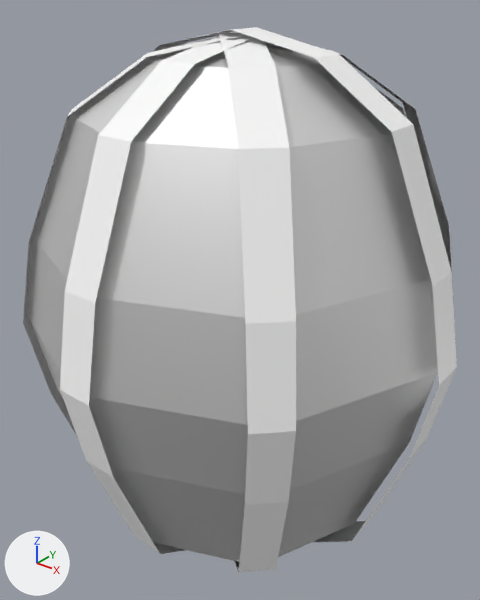
One commit to the glTF model assets/objects/Fruits/Watermelon/Watermelon.glb: the scene before it, then after it.
One viewpoint serves both versions: a 50 mm lens placed at (1.79, -2.25, 1.41), pointed at (-0.01, 0.01, 0.01). Every picture has the same lights, and +X, +Y and +Z are marked at lower left. The first picture is the older version. Where no turn or scale is listed for an object, it has been applied to the vertices. Vertices at exactly the same position are counted once.
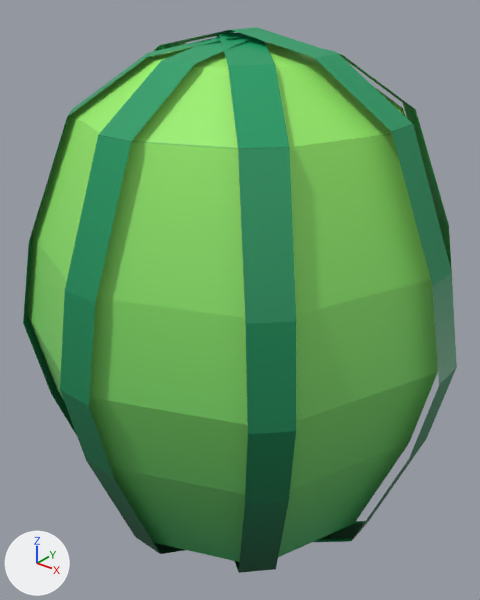
What differs and where, as boxes (x1, y1, x2, y2) in the pictures (480 x 600 px):
'Sphere', surface changed (white to green): (27, 42, 438, 562) in both
'Sphere.003', surface changed (white to green): (217, 33, 296, 573) in both
'Sphere.001', surface changed: (60, 32, 266, 554) in both
'Sphere.002', surface changed: (147, 27, 457, 542) in both
'Sphere.004', surface changed: (23, 32, 453, 435) in both

Diff of the bpy script that builds the scene:
```diff
--- a/assets/objects/Fruits/Watermelon/Watermelon.glb.py
+++ b/assets/objects/Fruits/Watermelon/Watermelon.glb.py
@@ img_tie_texture @@
+img_tie_texture = load_image('Tie Texture', '_unpacked/Tie_Texture', 1024, 1024, 'sRGB')
@@ img_base_texture @@
+img_base_texture = load_image('Base Texture', '_unpacked/Base_Texture', 1024, 1024, 'sRGB')
@@ mat_material_001 @@
 mat_material_001 = principled_material('Material.001')
-mat_material_001.base_color = (1.0, 1.0, 1.0)  # white #ffffff
-mat_material_001.metallic = 1.0
+mat_material_001.texture = img_base_texture
@@ mat_tie @@
 mat_tie = principled_material('Tie')
-mat_tie.base_color = (1.0, 1.0, 1.0)  # white #ffffff
+mat_tie.texture = img_tie_texture
@@ me_sphere @@
 me_sphere.from_pydata(...)  # 58 vertices, 112 faces; spans x -1.0..1.0, y -1.0..1.0, z -1.27..1.19
 # used by ob_sphere; location = (0.0, 0.0, 0.0)
+# me_sphere part 1: texture (UV) coordinates of 112 of 112 faces, centred in x -0.88..0.88, y -0.88..0.88, z -1.21..1.14, changed; they spanned u 0.0..1.0, v 0.0..1.0 and now span u 0.0..1.0, v 0.0..0.91
 me_sphere.materials.append(mat_material_001)
@@ me_sphere_002 @@
 me_sphere_002.from_pydata(...)  # 32 vertices, 32 faces; spans x -1.09..0.97, y -0.09..0.09, z -1.3..1.22
 # used by ob_sphere_002; location = (0.078, 0.0, 0.0)
+# me_sphere_002 part 2: texture (UV) coordinates of 32 of 32 faces, centred in x -1.06..0.94, y -0.03..0.03, z -1.27..1.2, changed; they spanned u 0.25..0.75, v 0.0..1.0 and now span u 0.06..0.69, v 0.0..0.7
 me_sphere_002.materials.append(mat_tie)
@@ me_sphere_003 @@
 me_sphere_003.from_pydata(...)  # 32 vertices, 32 faces; spans x -0.82..0.73, y -0.82..0.73, z -1.28..1.21
 # used by ob_sphere_003; location = (0.045, 0.035, 0.0)
+# me_sphere_003 part 3: texture (UV) coordinates of 32 of 32 faces, centred in x -0.76..0.67, y -0.76..0.67, z -1.25..1.18, changed; they spanned u 0.25..0.75, v 0.0..1.0 and now span u 0.19..0.94, v 0.0..0.7
 me_sphere_003.materials.append(mat_tie)
```
